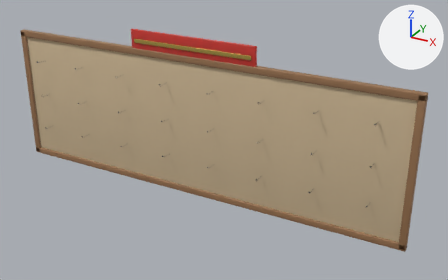
Two versions of the glTF model assets/fowl/pegboard.glb, one commit apart.
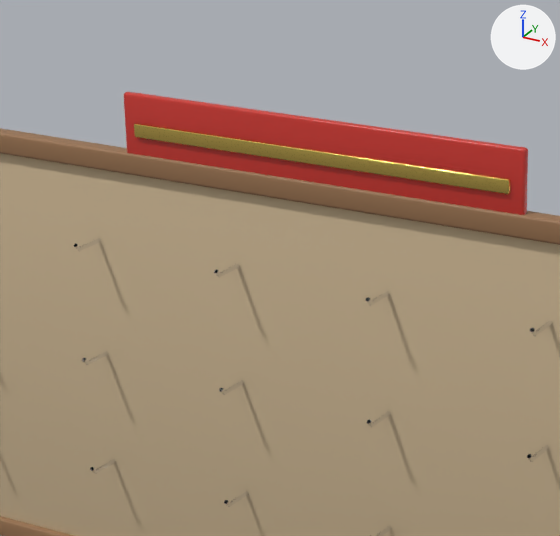
There are two pictures of each version: one whole from a 50 mm lens placed at (3.53, -4.19, 4.97), pointed at (0.38, 1.54, 2.11), one close up on the part from 21% to 60% of the width and 0% to 60% of the height. Lighting does not change. The marker at upper right points along +X, +Y and +Z. The older version's two pictures come first.

Script lines for the objects in view, before the commit:
```python
me_cube_003 = bpy.data.meshes.new('Cube.003')
me_cube_003.from_pydata(...)  # 96 vertices, 188 faces; spans x -2.56..2.56, y -0.04..0.04, z -0.04..0.04
me_cube_003.materials.append(mat_wood)  # brown #997350
me_cube_005 = bpy.data.meshes.new('Cube.005')
me_cube_005.from_pydata(...)  # 96 vertices, 188 faces; spans x -0.8..0.8, y -0.01..0.01, z -0.13..0.13
me_cube_005.materials.append(mat_red)  # red #ce3830
me_cube_006 = bpy.data.meshes.new('Cube.006')
me_cube_006.from_pydata(...)  # 96 vertices, 188 faces; spans x -0.75..0.75, y -0.02..0.02, z -0.03..0.03
me_cube_006.materials.append(mat_gold)  # yellow #f3d46f
ob_frame_h_1 = bpy.data.objects.new('frame_h-1', me_cube_003)
ob_frame_h_1.location = (0.0, 1.49, 1.38)
ob_sign = bpy.data.objects.new('sign', me_cube_005)
ob_sign.location = (0.0, 1.48, 3.15)
ob_sign_band = bpy.data.objects.new('sign_band', me_cube_006)
ob_sign_band.location = (0.0, 1.47, 3.15)
# also in view: 'frame_h1' at (0.0, 1.49, 3.02); 'board' at (0.0, 1.5, 2.2)
```
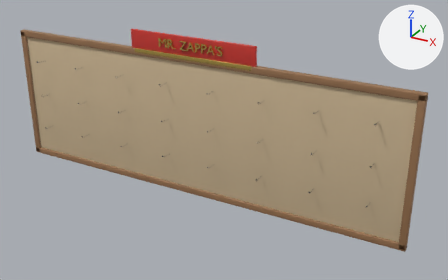
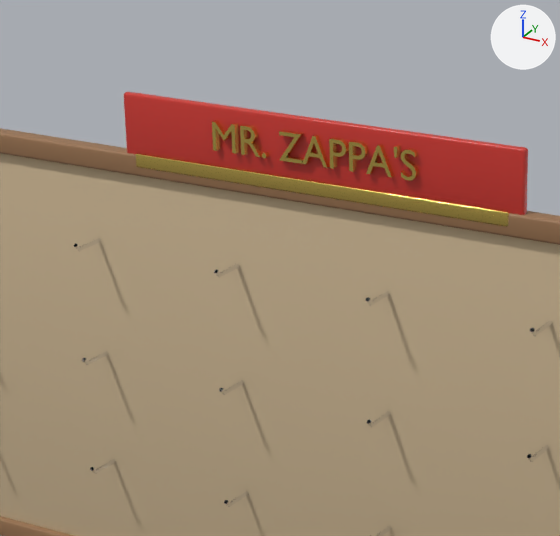
What the commit changed:
Mesh me_text is new.
It has 854 vertices, 1688 faces and spans x -0.404..0.41, y -0.01..0.01, z -0.046..0.062.
It uses material mat_gold (yellow #f3d46f).
Object 'sign_band' (ob_sign_band) moves from (0.0, 1.47, 3.15) to (0.0, 1.47, 3.04).
Object 'sign_text' (ob_sign_text) is new; it shows me_text.
Its location is (0.0, 1.455, 3.17).

Boxes [x1, y1, x2, y2] around the edits, measured in the close-ups (560 x 536 px):
'sign_band', moved
    before: [134, 123, 511, 194]
    after: [136, 153, 510, 227]
'sign_text', added
    after: [212, 120, 419, 181]
